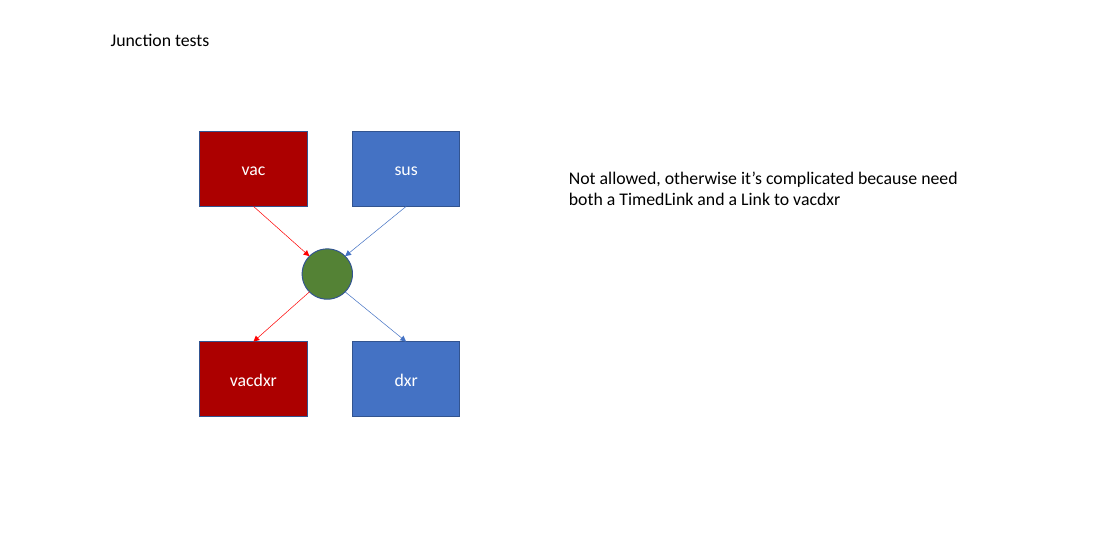
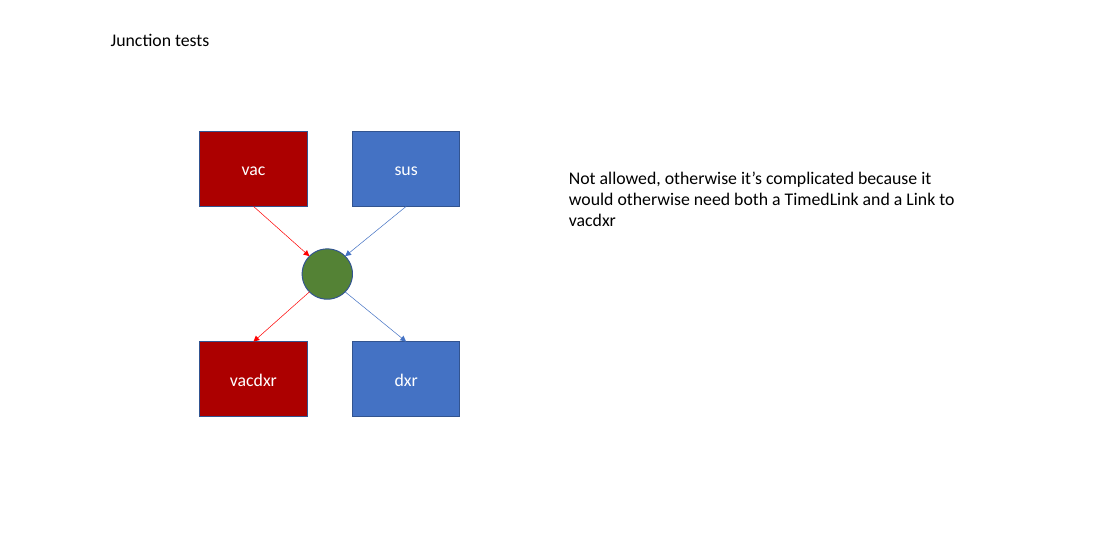
Before and after one commit to atomicateam/atomica, a slide deck: slide 16 of docs/general/timed-examples.pptx (slide 4 before the commit). Drawn at 1120x560 pixels with LibreOffice and Linux fonts; fonts in the diff are those of the drawing. Boxes give left, top, right and bottom in pixels: in the first picture for what was removed or moved away, otherwise in the second. Text is boxed around its words. In the diff, an @@ line names an element or a change of style, - is before the commit and + after.

```diff
--- a/docs/general/timed-examples.pptx
+++ b/docs/general/timed-examples.pptx
@@ text at [569,171,954,226]: text changed @@
-Not allowed, otherwise it’s complicated because need both a TimedLink and a Link to vacdxr
+Not allowed, otherwise it’s complicated because it would otherwise need both a TimedLink and a Link to vacdxr
```
Also in this commit, not shown: 4 other slides changed, 8 slides added, 2 slides removed, 3 other files.
